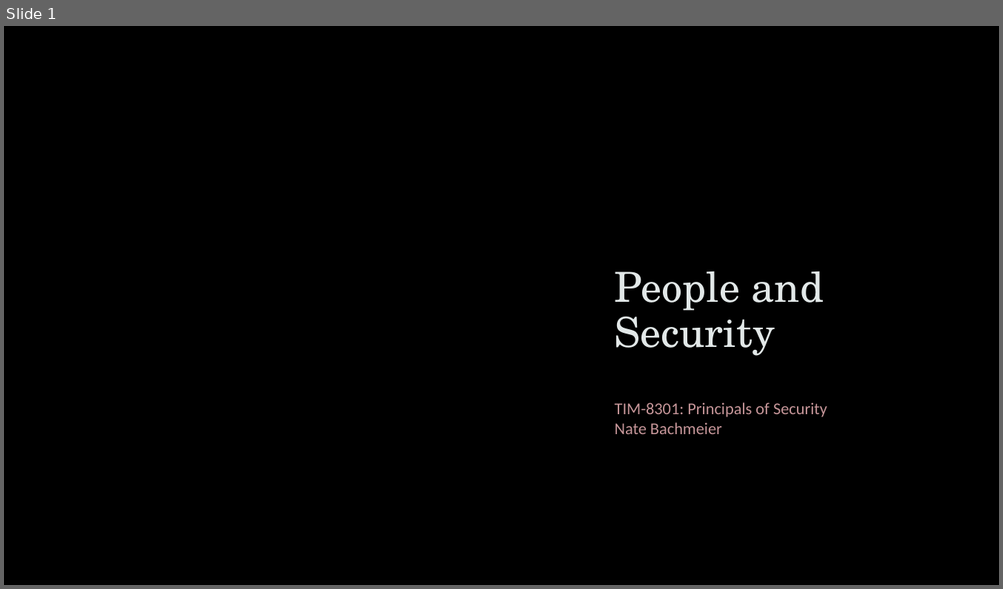
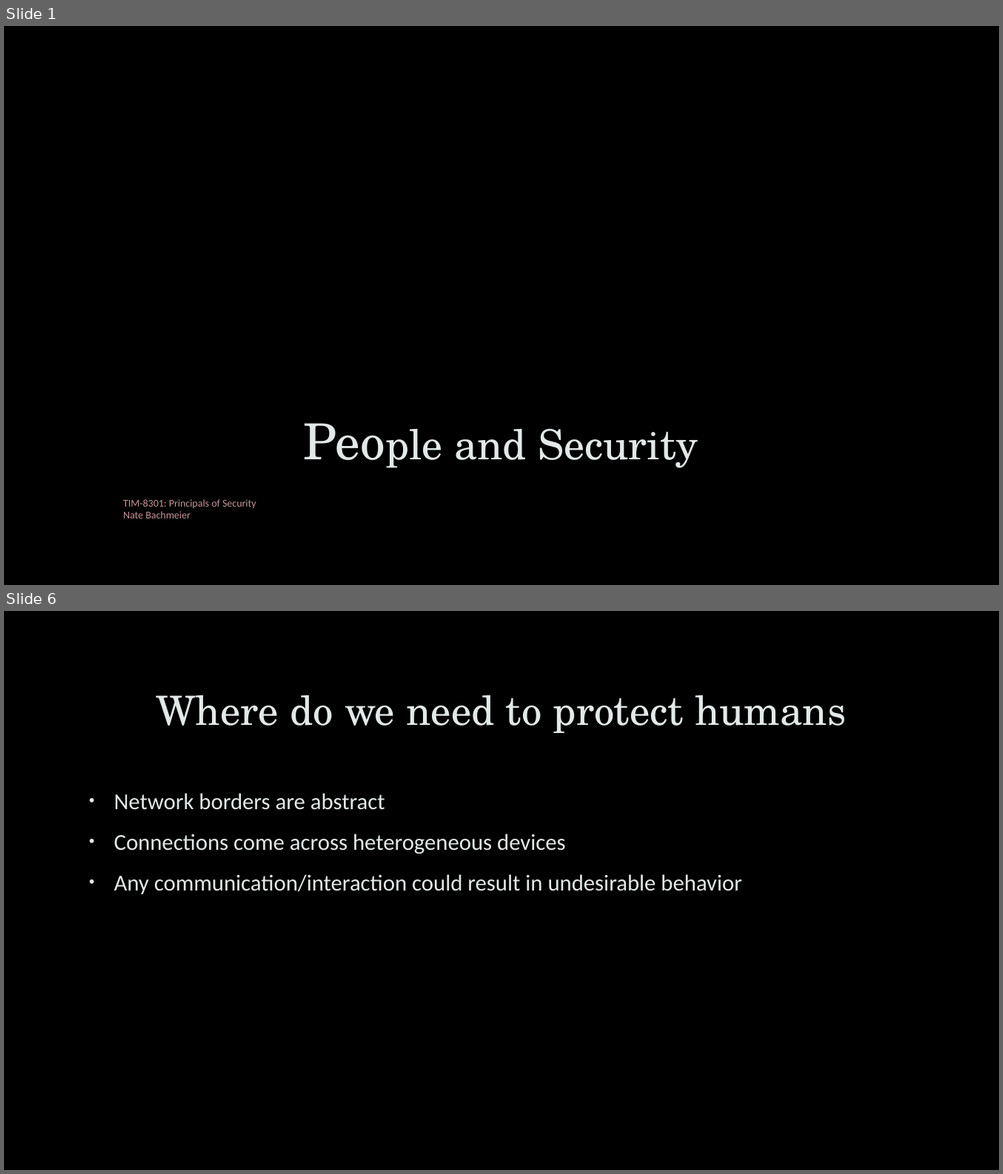
Before and after one commit to dr-natetorious/TIM-8301-Principals_of_CyberSecurity, a slide deck: Week2_PeopleAspects/People and Security.pptx. Shown one above the other, each under a label of ours: slide 1 before the commit, slides 1 and 6 after it; the slides between them are not shown. The pictures are 1003x589 and 1003x1174 pixels, drawn with LibreOffice and Linux fonts; fonts in the diff are those of the drawing; background and template pictures are left out. Boxes give left, top, right and bottom in pixels: in the first picture for what was removed or moved away, otherwise in the second. Text is boxed around its words. In the diff, an @@ line names an element or a change of style, - is before the commit and + after.

```diff
--- a/Week2_PeopleAspects/People and Security.pptx
+++ b/Week2_PeopleAspects/People and Security.pptx
@@ slide 6 added at (4,611,999,1170), background picture (left out) @@
@@ title added at (156,695,845,733), 39 pt, text #E2E8E8 @@
+Where do we need to protect humans
@@ text added at (114,793,742,894), 22 pt, text #E2E8E8 @@
+• Network borders are abstract
+• Connections come across heterogeneous devices
+• Any communication/interaction could result in undesirable behavior
@@ slide 1 changed as well @@
@@ freeform shape removed at (583,142,918,471) @@
@@ rectangle added at (4,371,999,585), fill gradient #000000 @@
@@ title "People and Security": place and size @@
-title "People and Security" at (614,271,823,356)
+title "People and Security" at (454,429,698,469)
@@ title "People and Security" at (454,429,698,469): size 40 to 48 pt in "People"; alignment left to centre @@
@@ subtitle "TIM-8301: Principals of Security Nate ...": place and size @@
-subtitle "TIM-8301: Principals of Security Nate ..." at (614,403,827,434)
+subtitle "TIM-8301: Principals of Security Nate ..." at (123,500,256,519)
@@ subtitle "TIM-8301: Principals of Security Nate ..." at (123,500,256,519): size 16 to 10 pt; line spacing 1 to 0.9; less space between paragraphs @@
```
Also in this commit, not shown: 3 other slides changed, 13 other slides added, 6 slides removed, 2 other files.
